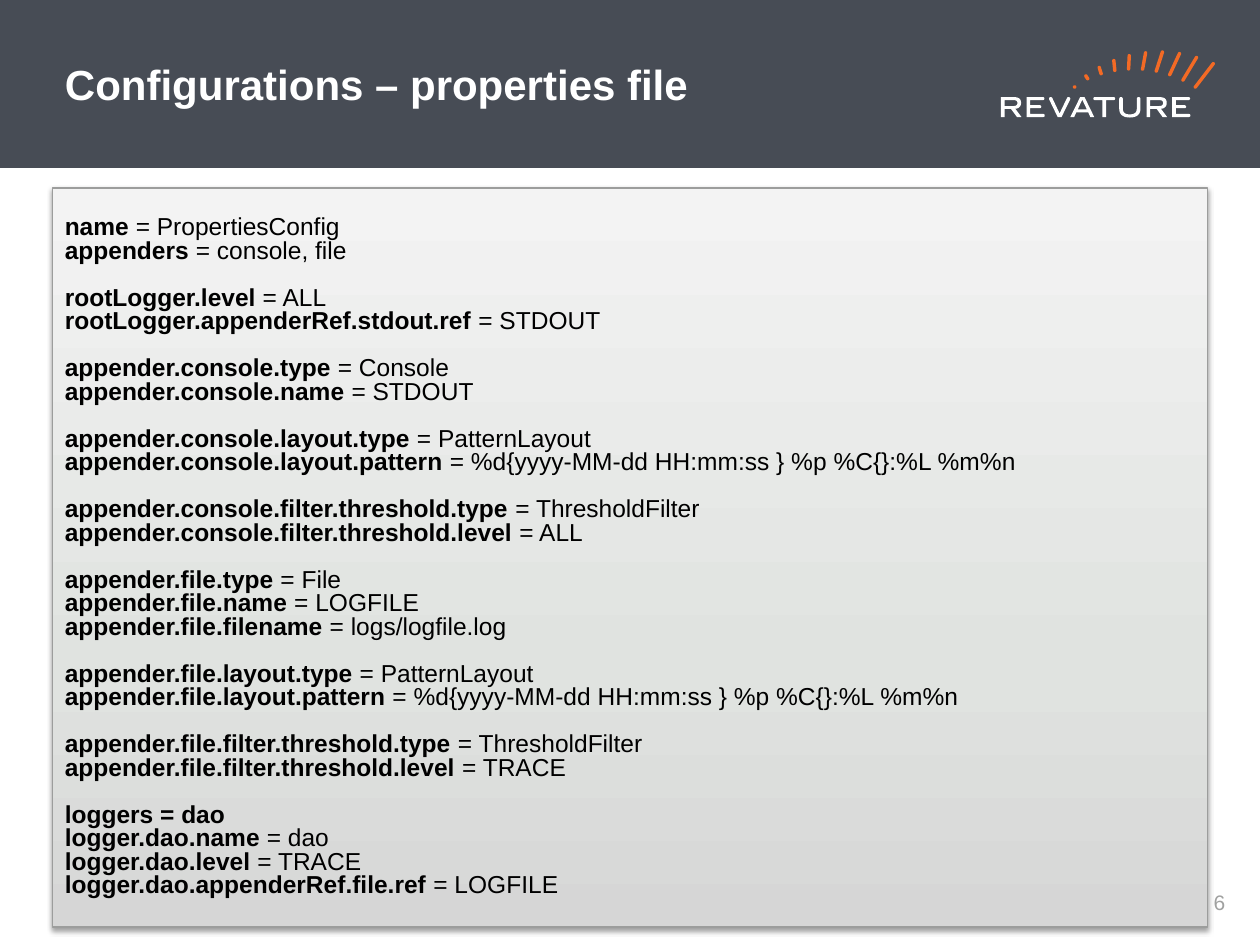
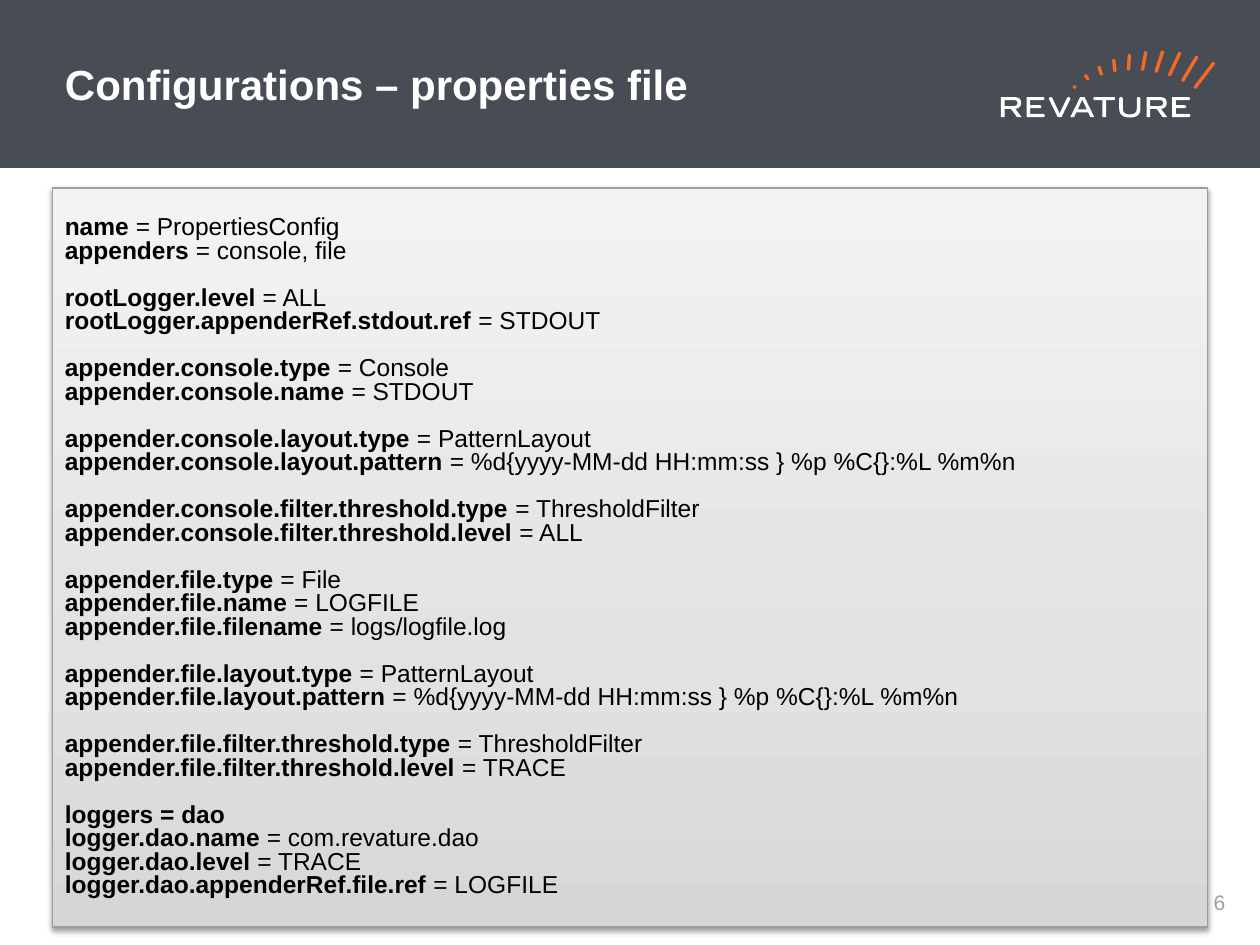
Before and after one commit to jhigherevature/ROCP-210412, a slide deck: slide 7 of powerpoints/Roc_Day12 - Logging_Lambdas.pptx. Drawn at 1260x945 pixels with LibreOffice and Linux fonts; fonts in the diff are those of the drawing. Boxes give left, top, right and bottom in pixels: in the first picture for what was removed or moved away, otherwise in the second. Text is boxed around its words. In the diff, an @@ line names an element or a change of style, - is before the commit and + after.

```diff
--- a/powerpoints/Roc_Day12 - Logging_Lambdas.pptx
+++ b/powerpoints/Roc_Day12 - Logging_Lambdas.pptx
@@ text in rectangle at (65, 827, 479, 851): text changed; bold off @@
-logger.dao.name = dao
+logger.dao.name = com.revature.dao
```
Also in this commit, not shown: 1 other slide changed, 48 other files.
